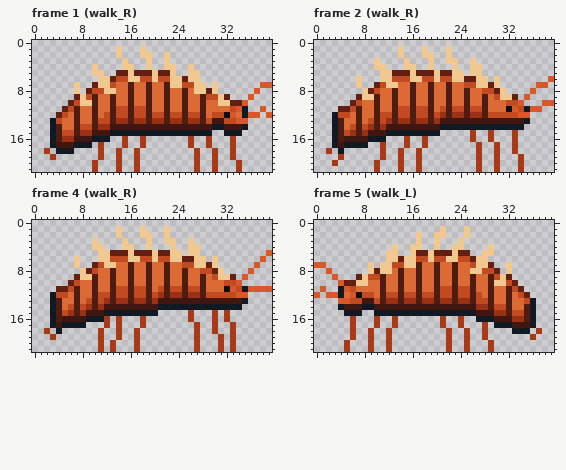
A pixel-art file gets an edit: assets/creatures/freshwater/ancient_cold_lake/ac_giant_spiny_amphipod.aseprite. Above, as it was before the edit.
40x22 pixels, 16 frames. Colours within 5 levels of each other are drawn and written as one. Shown: frame 1 (walk_R), frame 2 (walk_R), frame 4 (walk_R), frame 5 (walk_L). The commit also changed other frames, which this record leaves out.
The result:
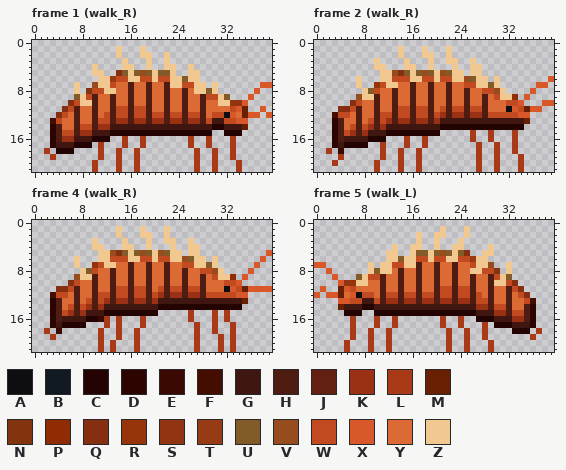
Palette (. is transparent): A #0e0e11  B #111a22  C #240402  D #2c0400  E #3a0a02  F #440d00  G #3f1710  H #4e1c11  J #632012  K #9a3014  L #a83a18  M #681f02  N #81340e  P #902c04  Q #862e10  R #953509  S #913412  T #963b13  U #825b28  V #964c1c  W #c24a20  X #d8582a  Y #dc6a34  Z #f0c890
Edits made:
Changed rows in their new state; - is an unchanged pixel.
Frame 1 (walk_R):
first column x 3:
 5 -----------QU-UVU-UU-------------
 6 ----------T-----------U----------
 7 -------V-------------------------
 8 ------N-------------------U------
 9 ----U------------------------U---
10 ---Q--------------------------RS-
11 --Q-----------------------------M
12 -Q------------------------------M
13 F--------------------------------
14 D--------------------------CC---M
15 D---------CCCCCCCCCCCCCCCCC--CCC-
16 D------CCC-----------------------
17 D---CCC--------------------------
18 -CCC-----------------------------
Frame 2 (walk_R):
first column x 3:
 5 ----------VQU-UVU-VU-------------
 6 ----------------------VU---------
 7 -------R------------------U------
 8 ------U--------------------V-----
 9 ----V-------------------------P--
10 ---Q-----------------------------
11 -QQ-----------------------------M
12 F--------------------------------
13 D-------------------------------M
14 D-----------------CCCCCCCCCCCCCC-
15 D--------CCCCCCCCC---------------
16 D-----CCC------------------------
17 D-CCCC---------------------------
18 -E-------------------------------
Frame 4 (walk_R):
first column x 3:
 5 ----------VQU-UVU-VU-------------
 6 ----------------------VU---------
 7 -------R------------------U------
 8 ------U--------------------V-----
 9 ----V-------------------------P--
10 ---Q-----------------------------
11 -QQ-----------------------------M
12 F--------------------------------
13 D-------------------------------M
14 D-----------------CCCCCCCCCCCCCC-
15 D--------CCCCCCCCC---------------
16 D-----CCE------------------------
17 D-CCCC---------------------------
18 -E-------------------------------
Frame 5 (walk_L):
first column x 4:
 5 -------------UU-UVU-UQ-----------
 6 ----------U-----------T----------
 7 -------------------------V-------
 8 ------U-------------------N------
 9 ---U------------------------U----
10 -SR--------------------------Q---
11 M-----------------------------Q--
12 M------------------------------Q-
13 --------------------------------F
14 M---CC--------------------------D
15 -CCC--CCCCCCCCCCCCCCCCC---------D
16 -----------------------CCC------D
17 --------------------------CCC---D
18 -----------------------------CCC-
